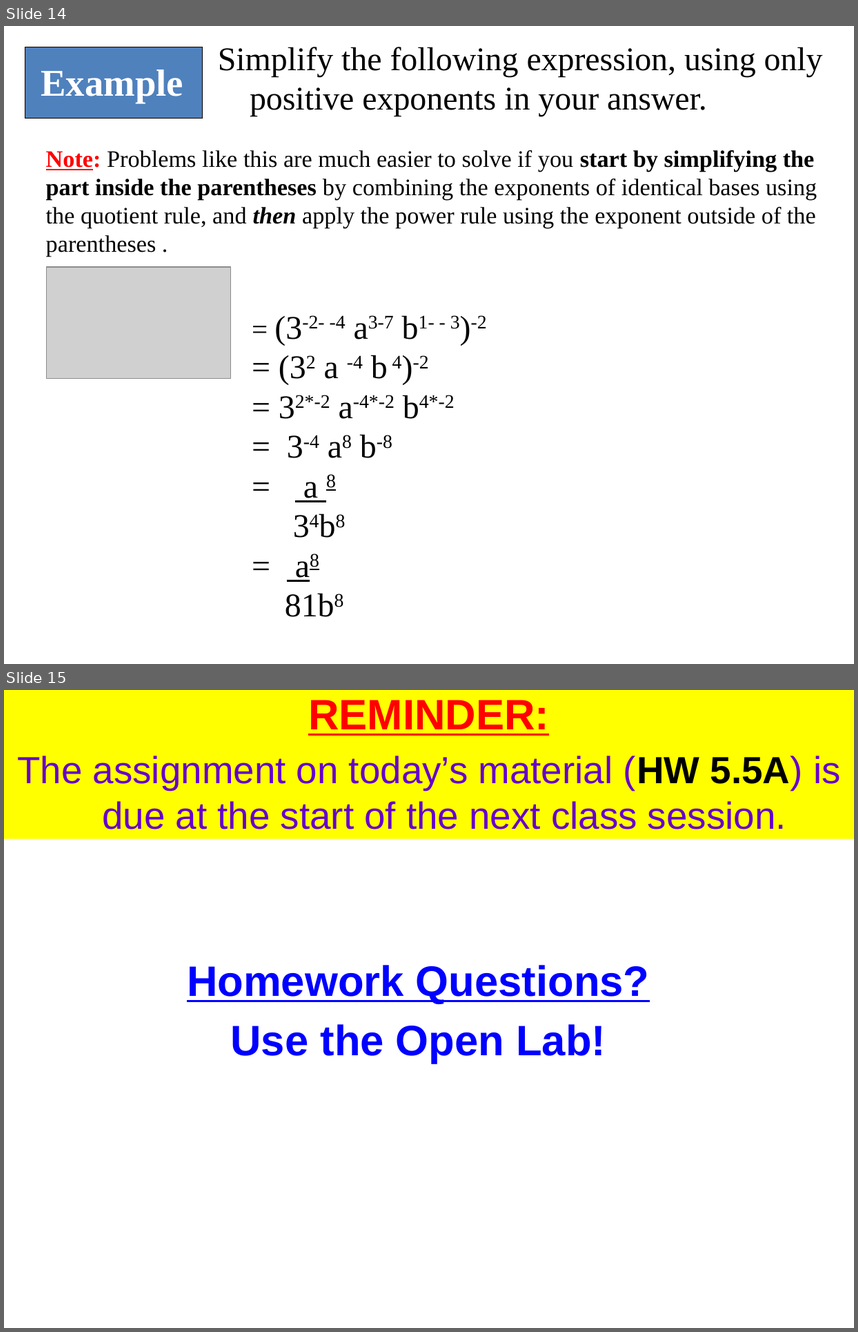
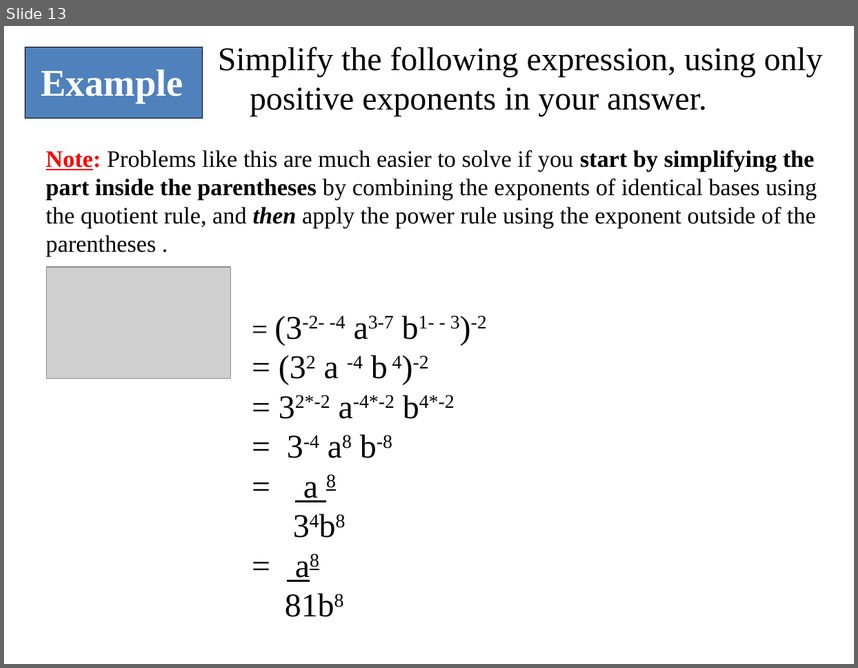
Before and after one commit to tyler-skorczewski-math/tyler-skorczewski-math.github.io, a slide deck: math90/Math90Lecture_5_5A_NegativeExponents.pptx. Shown one above the other, each under a label of ours: slides 14 and 15 before the commit, slide 13 after it. The pictures are 858x1332 and 858x668 pixels, drawn with LibreOffice and Linux fonts; fonts in the diff are those of the drawing; grey boxes stand for pictures. Boxes give left, top, right and bottom in pixels: in the first picture for what was removed or moved away, otherwise in the second. Text is boxed around its words. In the diff, an @@ line names an element or a change of style, - is before the commit and + after.

```diff
--- a/math90/Math90Lecture_5_5A_NegativeExponents.pptx
+++ b/math90/Math90Lecture_5_5A_NegativeExponents.pptx
@@ slide 15 removed at (4,690,854,1328), background #FFFFFF @@
@@ text removed at (4,690,854,839) @@
-REMINDER:
-The assignment on today’s material (HW 5.5A) is due at the start of the next class session.
@@ text removed at (187,965,649,1063) @@
-Homework Questions?
-Use the Open Lab!
@@ what was slide 14 is now slide 13 @@
```
Also in this commit, not shown: 2 other slides removed, 26 other files.
